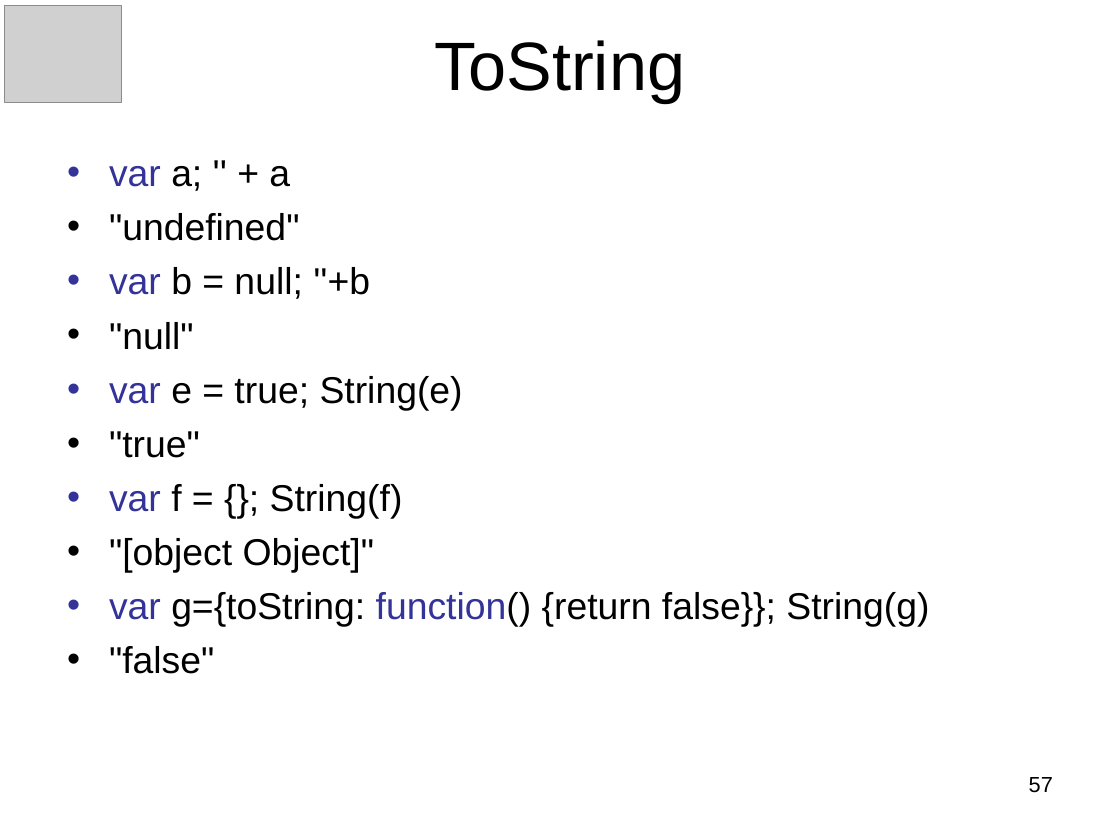
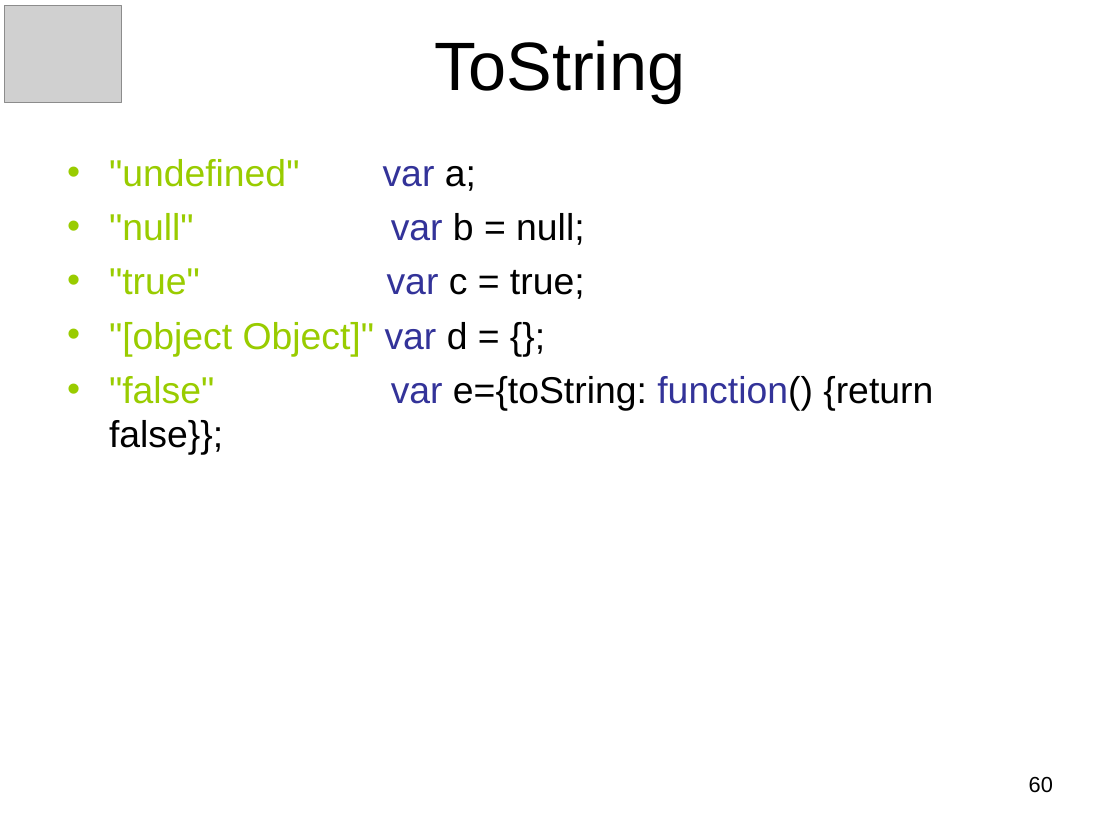
Before and after one commit to panxuepeng/javascript, a slide deck: slide 60 of ppt/1-1（第一天课程）.ppt (slide 57 before the commit). Drawn at 1120x840 pixels with LibreOffice and Linux fonts; fonts in the diff are those of the drawing; grey boxes stand for pictures. Boxes give left, top, right and bottom in pixels: in the first picture for what was removed or moved away, otherwise in the second. Text is boxed around its words. In the diff, an @@ line names an element or a change of style, - is before the commit and + after.

```diff
--- a/ppt/1-1（第一天课程）.ppt
+++ b/ppt/1-1（第一天课程）.ppt
@@ text at (109,159,933,455): text changed @@
-• var a; '' + a
-• "undefined"
-• var b = null; ''+b
-• "null"
-• var e = true; String(e)
-• "true"
-• var f = {}; String(f)
-• "[object Object]"
-• var g={toString: function() {return false}}; String(g)
-• "false"
+• "undefined" var a;
+• "null" var b = null;
+• "true" var c = true;
+• "[object Object]" var d = {};
+• "false" var e={toString: function() {return false}};
@@ page number at (1029,776,1053,793): text changed @@
-57
+60
```
Also in this commit, not shown: 11 other slides changed, 5 slides added, 2 slides removed.
